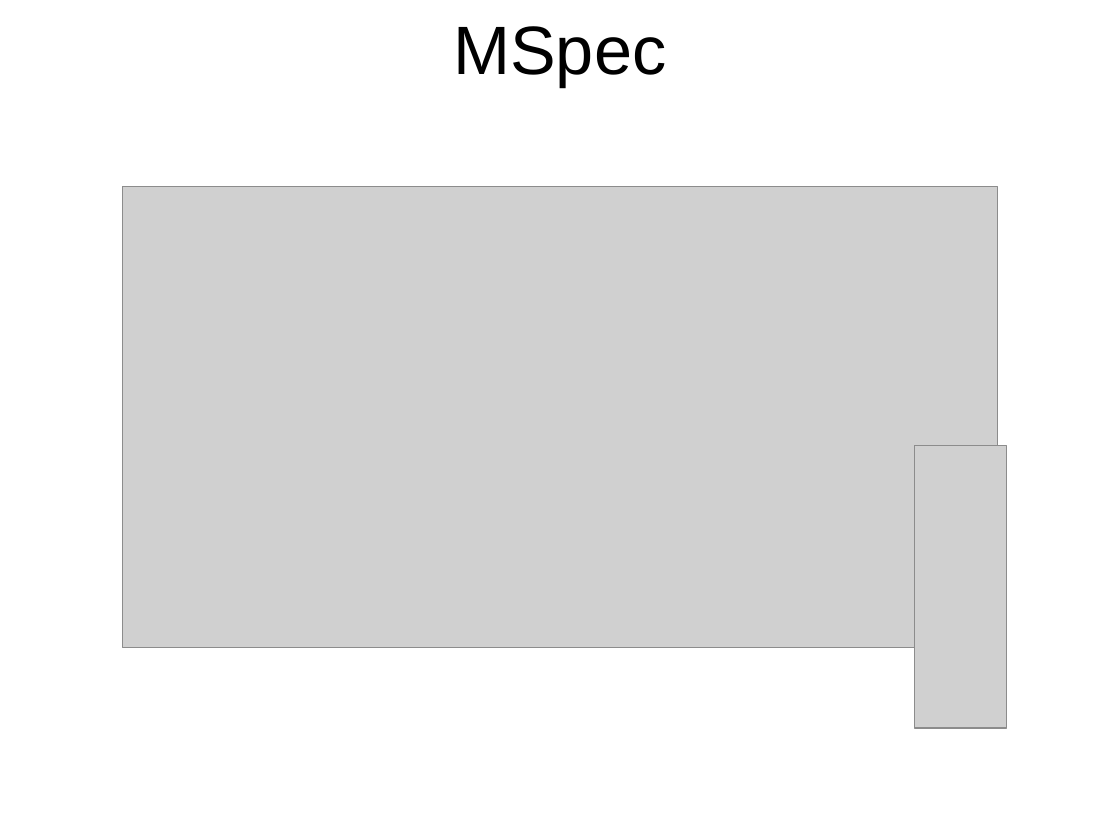
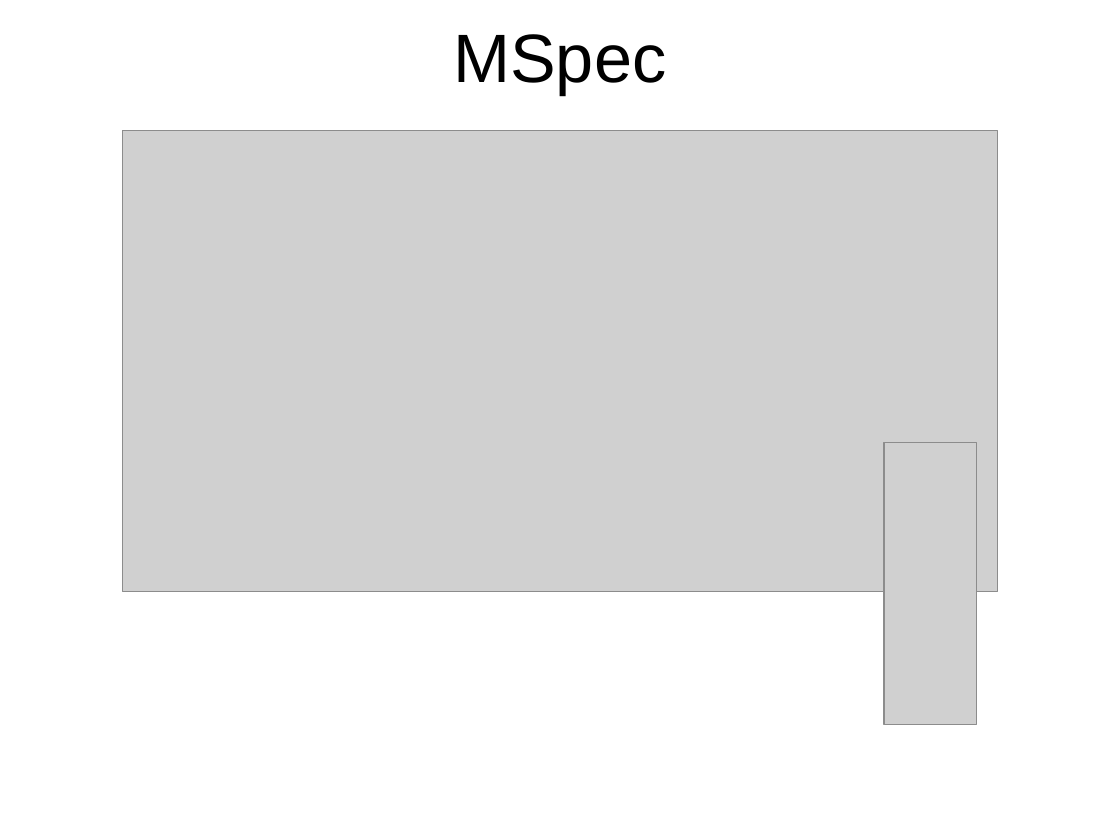
Before and after one commit to msuarz/portfolio, a slide deck: slide 14 of agile2011/presentation.pptx. Drawn at 1120x840 pixels with LibreOffice and Linux fonts; fonts in the diff are those of the drawing; grey boxes stand for pictures; background and template pictures are left out. Boxes give left, top, right and bottom in pixels: in the first picture for what was removed or moved away, otherwise in the second. Text is boxed around its words. In the diff, an @@ line names an element or a change of style, - is before the commit and + after.

```diff
--- a/agile2011/presentation.pptx
+++ b/agile2011/presentation.pptx
@@ title "MSpec": place and size @@
-title "MSpec" at box(453, 26, 666, 87)
+title "MSpec" at box(453, 34, 666, 95)
@@ title "MSpec" at box(453, 34, 666, 95): letter outline none to #000000 0 pt @@
@@ picture: place and size @@
-picture at box(122, 187, 997, 647)
+picture at box(122, 131, 997, 591)
@@ picture: place and size @@
-picture at box(915, 446, 1007, 728)
+picture at box(884, 442, 976, 725)
```
Also in this commit, not shown: 22 other slides changed.
